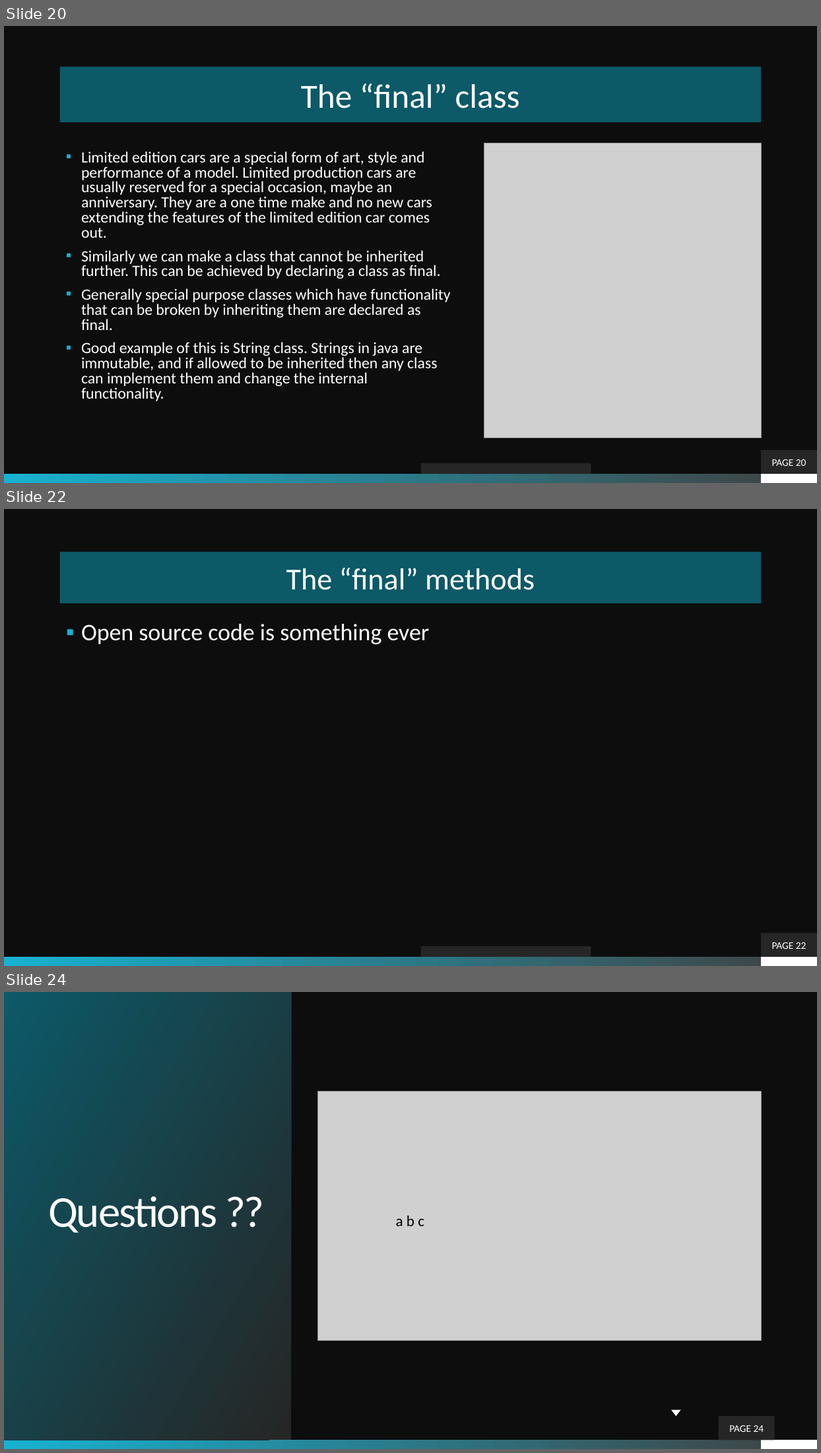
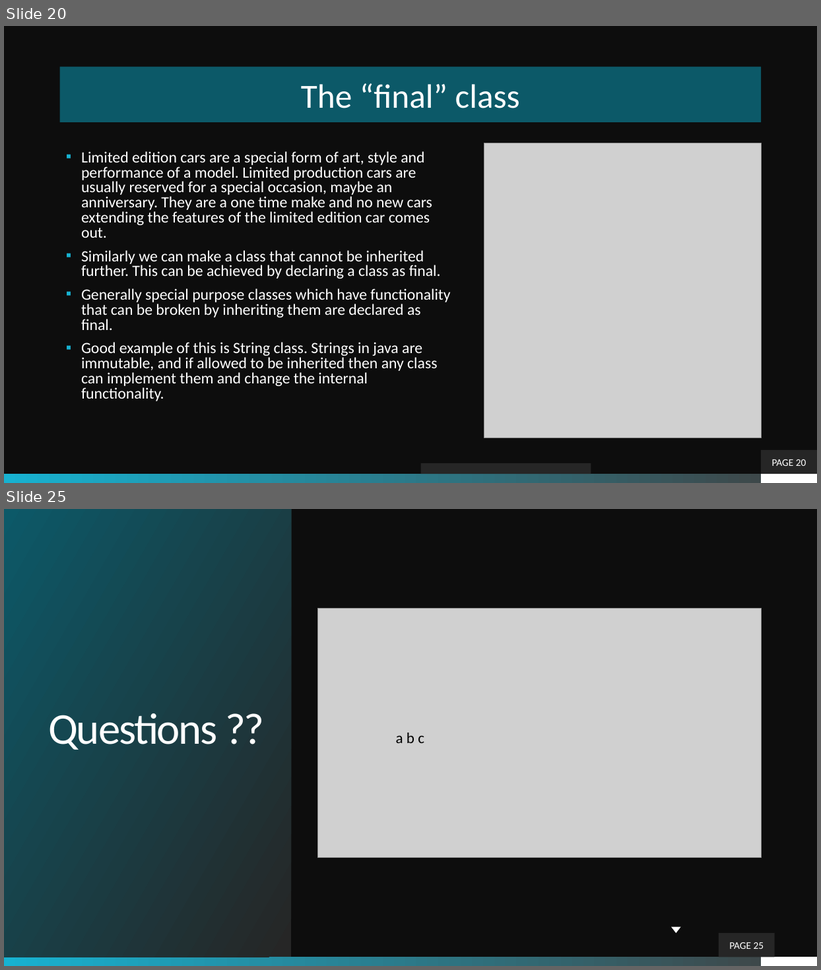
Before and after one commit to theLeonidas/Courses, a slide deck: courseMaterial/Inheritance/Inheritance.pptx. Shown one above the other, each under a label of ours: slides 20, 22 and 24 before the commit, slides 20 and 25 after it; the slides between them are not shown. The pictures are 821x1453 and 821x970 pixels, drawn with LibreOffice and Linux fonts; fonts in the diff are those of the drawing; grey boxes stand for pictures; background and template pictures are left out. Boxes give left, top, right and bottom in pixels: in the first picture for what was removed or moved away, otherwise in the second. Text is boxed around its words. In the diff, an @@ line names an element or a change of style, - is before the commit and + after.

```diff
--- a/courseMaterial/Inheritance/Inheritance.pptx
+++ b/courseMaterial/Inheritance/Inheritance.pptx
@@ slide 22 removed at [4,509,817,966], background picture (left out); not listed: 2 template elements that a slide beside it also shows @@
@@ title removed at [60,552,762,603] @@
-The “final” methods
@@ text removed at [81,624,430,644] @@
-▪ Open source code is something ever
@@ page number removed at [762,933,817,957] @@
-PAGE 22
@@ rectangle removed at [420,947,591,957] @@
@@ what was slide 24 is now slide 25 @@
@@ page number at [729,943,764,949]: text changed @@
-PAGE 24
+PAGE 25
```
Also in this commit, not shown: 2 slides changed, 2 slides added, 16 other files.
